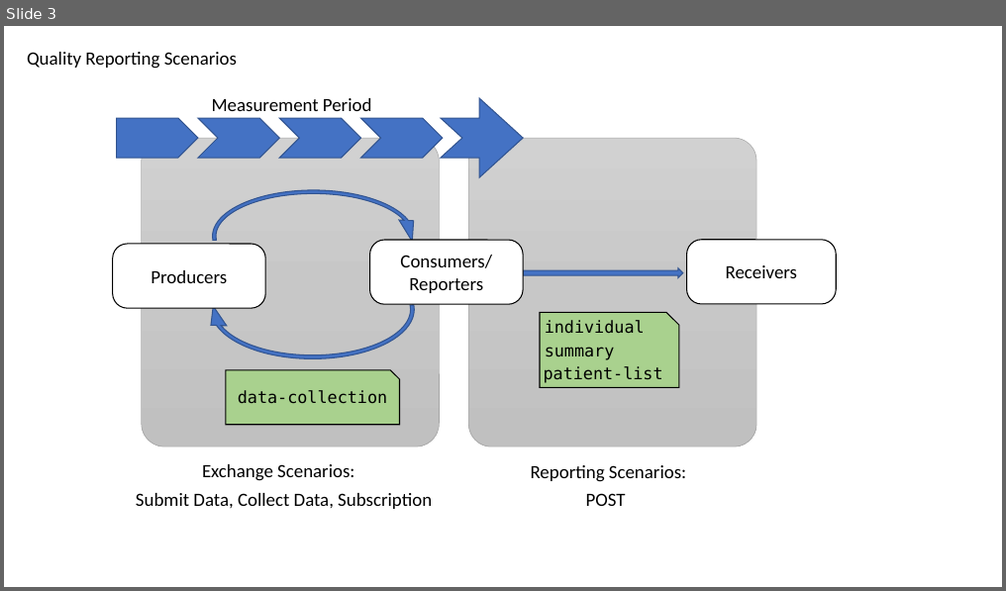
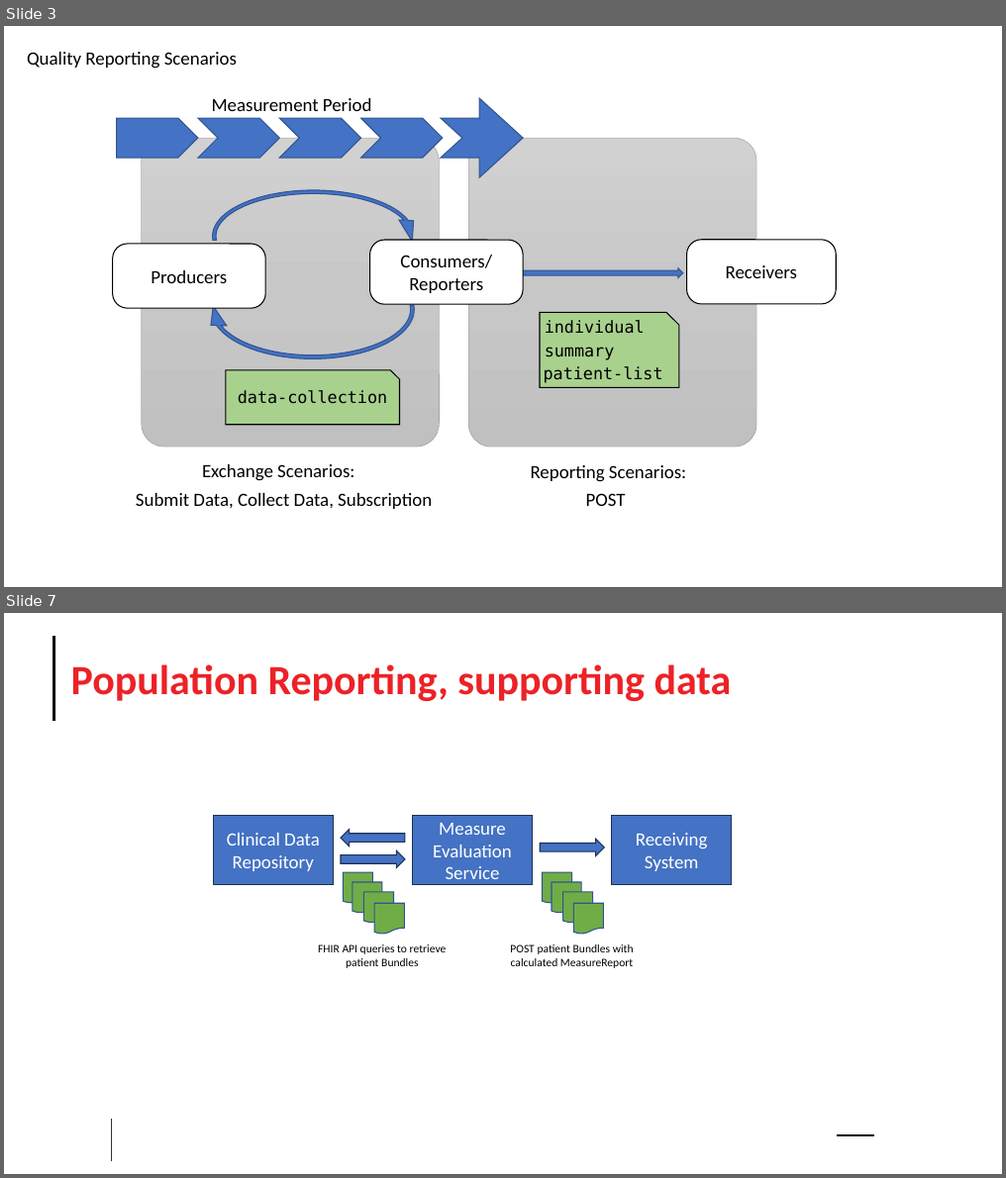
Before and after one commit to HL7/davinci-deqm, a slide deck: input/images/source/DEQM IG Diagram.pptx. Shown one above the other, each under a label of ours: slide 3 before the commit, slides 3 and 7 after it; the slides between them are not shown. The pictures are 1006x591 and 1006x1178 pixels, drawn with LibreOffice and Linux fonts; fonts in the diff are those of the drawing; background and template pictures are left out. Boxes give left, top, right and bottom in pixels: in the first picture for what was removed or moved away, otherwise in the second. Text is boxed around its words. In the diff, an @@ line names an element or a change of style, - is before the commit and + after.

Commit message:
[FHIR-49635](https://jira.hl7.org/browse/FHIR-49635): Moved Background and Glossary to separate pages and expanded on reporting scenarios

```diff
--- a/input/images/source/DEQM IG Diagram.pptx
+++ b/input/images/source/DEQM IG Diagram.pptx
@@ slide 7 added at (x1=4, y1=613, x2=1002, y2=1174), background #FFFFFF @@
@@ line added from (54, 636) to (54, 721), #000000 3.25 pt @@
@@ title added at (x1=71, y1=664, x2=732, y2=701), 40 pt, text #EC2227, bold @@
+Population Reporting, supporting data
@@ rectangle added at (x1=213, y1=815, x2=334, y2=884), fill #4472C4, outline #1E3256 1 pt, 18 pt, text #FFFFFF @@
+Clinical Data Repository
@@ rectangle added at (x1=412, y1=815, x2=533, y2=884), fill #4472C4, outline #1E3256 1 pt, 18 pt, text #FFFFFF @@
+Measure Evaluation Service
@@ rectangle added at (x1=611, y1=815, x2=732, y2=884), fill #4472C4, outline #1E3256 1 pt, 18 pt, text #FFFFFF @@
+Receiving System
@@ right arrow added at (x1=341, y1=830, x2=405, y2=847), fill #4472C4, outline #1E3256 1 pt @@
@@ right arrow added at (x1=540, y1=839, x2=604, y2=857), fill #4472C4, outline #1E3256 1 pt @@
@@ right arrow added at (x1=341, y1=851, x2=405, y2=868), fill #4472C4, outline #1E3256 1 pt @@
@@ flow chart document added at (x1=344, y1=872, x2=373, y2=903), fill #70AD47, outline #325491 1 pt @@
@@ flow chart document added at (x1=543, y1=872, x2=572, y2=903), fill #70AD47, outline #325491 1 pt @@
@@ flow chart document added at (x1=352, y1=882, x2=382, y2=913), fill #70AD47, outline #325491 1 pt @@
@@ flow chart document added at (x1=364, y1=892, x2=394, y2=923), fill #70AD47, outline #325491 1 pt @@
@@ flow chart document added at (x1=374, y1=903, x2=405, y2=934), fill #70AD47, outline #325491 1 pt @@
@@ flow chart document added at (x1=552, y1=882, x2=582, y2=913), fill #70AD47, outline #325491 1 pt @@
@@ flow chart document added at (x1=563, y1=892, x2=593, y2=923), fill #70AD47, outline #325491 1 pt @@
@@ flow chart document added at (x1=573, y1=903, x2=604, y2=934), fill #70AD47, outline #325491 1 pt @@
@@ text added at (x1=318, y1=945, x2=447, y2=968), 11 pt, text #000000 @@
+FHIR API queries to retrieve patient Bundles
@@ text added at (x1=510, y1=945, x2=634, y2=968), 11 pt, text #000000 @@
+POST patient Bundles with calculated MeasureReport
@@ line added from (111, 1119) to (111, 1161), #3D3029 0.75 pt @@
@@ line added from (838, 1137) to (874, 1137), #000000 2 pt @@
```
Also in this commit, not shown: 3 other slides added, 15 other files.
